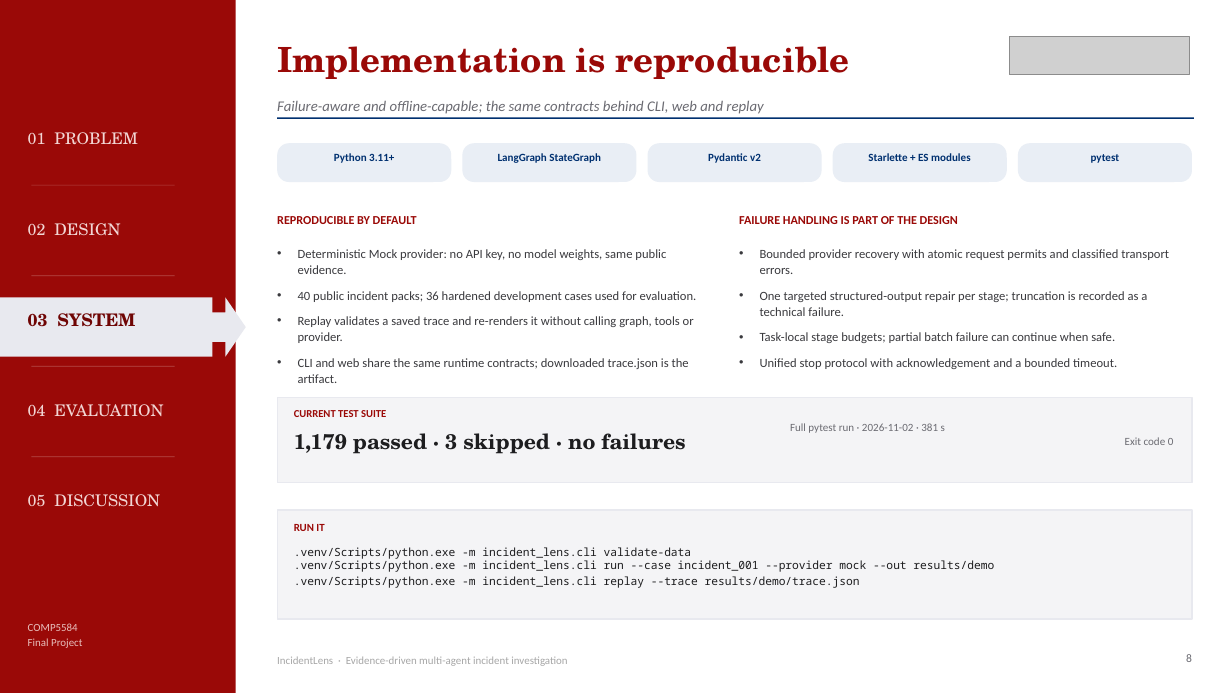
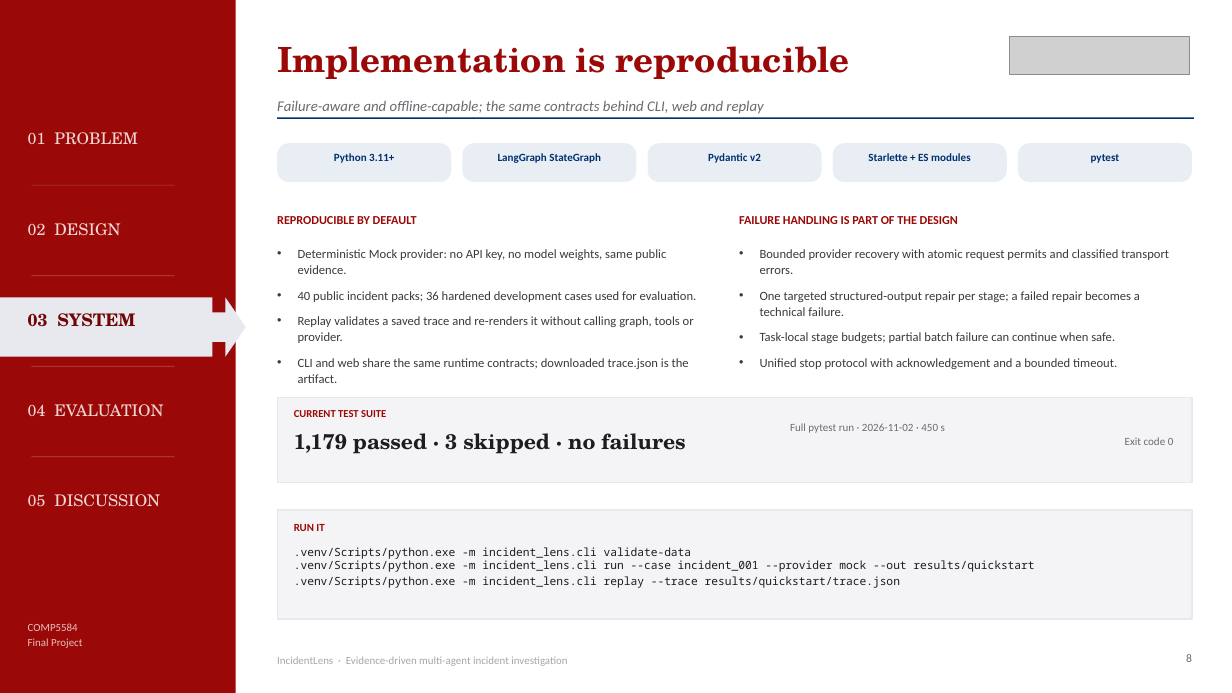
Before and after one commit to celvelzel/IncidentLens, a slide deck: slide 8 of presentation/IncidentLens_Final.pptx. Drawn at 1232x693 pixels with LibreOffice and Linux fonts; fonts in the diff are those of the drawing; grey boxes stand for pictures. Boxes give left, top, right and bottom in pixels: in the first picture for what was removed or moved away, otherwise in the second. Text is boxed around its words. In the diff, an @@ line names an element or a change of style, - is before the commit and + after.

```diff
--- a/presentation/IncidentLens_Final.pptx
+++ b/presentation/IncidentLens_Final.pptx
@@ text at (760,291,1140,316): text changed @@
-• One targeted structured-output repair per stage; truncation is recorded as a technical failure.
+• One targeted structured-output repair per stage; a failed repair becomes a technical failure.
@@ text at (790,423,1174,445): text changed @@
-Full pytest run · 2026-11-02 · 381 s
-Exit code 0
+Full pytest run · 2026-11-02 · 450 s
+Exit code 0
@@ text at (294,547,1034,588): text changed @@
-.venv/Scripts/python.exe -m incident_lens.cli validate-data
-.venv/Scripts/python.exe -m incident_lens.cli run --case incident_001 --provider mock --out results/demo
-.venv/Scripts/python.exe -m incident_lens.cli replay --trace results/demo/trace.json
+.venv/Scripts/python.exe -m incident_lens.cli validate-data
+.venv/Scripts/python.exe -m incident_lens.cli run --case incident_001 --provider mock --out results/quickstart
+.venv/Scripts/python.exe -m incident_lens.cli replay --trace results/quickstart/trace.json
```
Also in this commit, not shown: 2 other slides changed, 21 other files.
